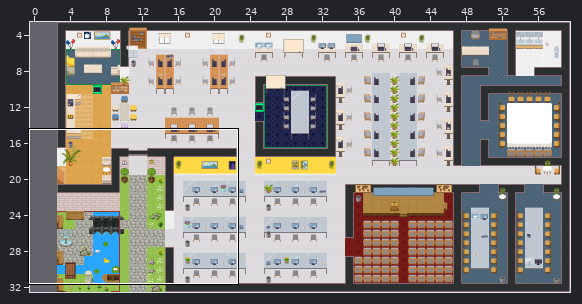
Tiled map (JSON): GAD-office.tmj. The picture above shows the old version from afar; the outline marks the close-up.
Close-up. Before the commit:
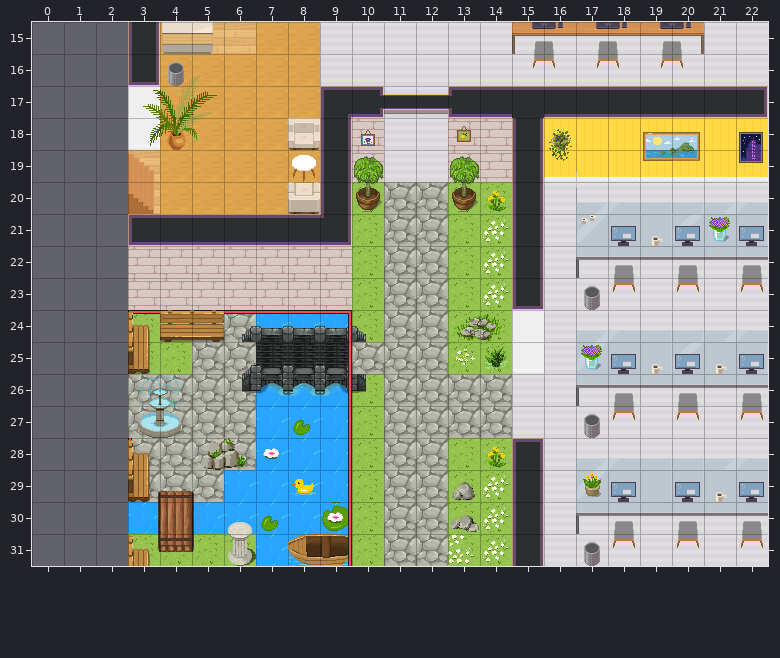
Cells are 32x32 px. Shown: x 0..22, y 15..31. The commit also changed other parts of the map, which this record leaves out.
Once edited:
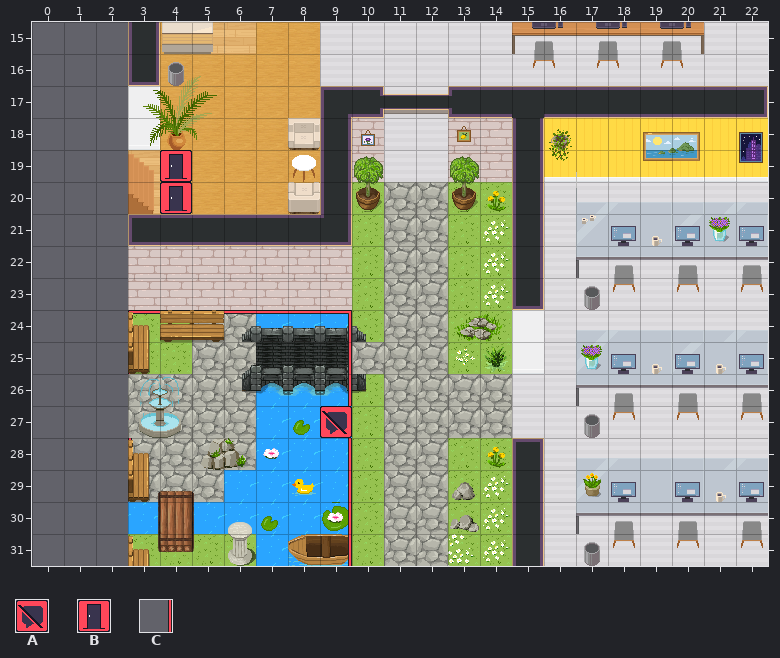
Key: from "Chunk 1": A 90, B 95, C 98.
_ is an empty cell.
Diff:
Layer "floor/floor2":
y 19..20: x 4 _ -> B
y 27: x 9 C -> A
